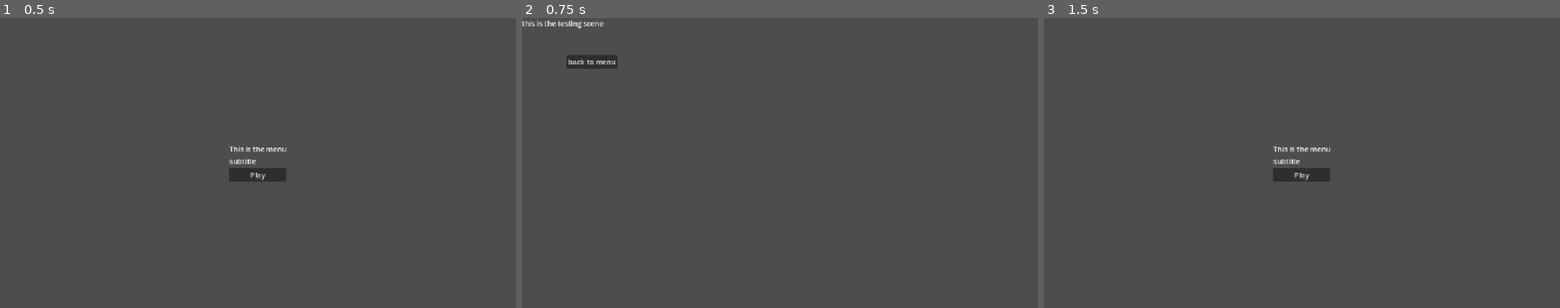
Above: before the commit, frames 1-3 (left to right).
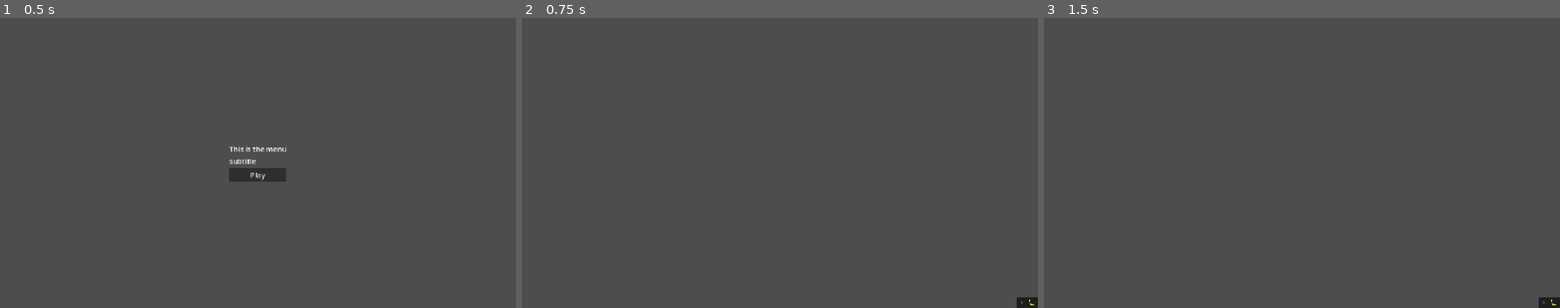
Above: after the commit, the same moments.

Repository: ChrstphrHll/brackeys2026.2
Game: Godot game, scene res://menu/menu.tscn
Same seed, same stepped clock (60 frames per second), same inputs: the game is played once before the commit and once after it.
Inputs (mouse positions are in pixels of both pictures, inside the frame that each line leads up to):
- Up to frame 1 (0.5 s): no input
- Up to frame 2 (0.75 s): click "Play" at 0.5 s
- Up to frame 3 (1.5 s): click (1116, 61) at 1.25 s, where only the run before the commit has a clickable "back to menu"

Frame 1 is identical in both runs. In frame 2, 0.7% of the frame differs, in the area x 0-100%, y 0-100%; in frame 3, 0.8%, in the area x 44-100%, y 44-100%.

Commit message:
debugging menu

Diff:
--- a/autoloads/scene_manager.gd
+++ b/autoloads/scene_manager.gd
@@ -3,7 +3,7 @@
 
 var SCENE_PATHS: Dictionary = {
 	"main_menu": "res://menu/menu.tscn",
-	"testing_scene": "res://testing_scene.tscn"
+	"game": "res://game.tscn"
 }
 
 
--- a/testing_scene.gd
+++ b/game.gd
@@ -1,4 +1,4 @@
-extends Node2D
+extends Node
 
 
 # Called when the node enters the scene tree for the first time.
@@ -11,5 +11,5 @@
 	pass
 
 
-func _on_menu_button_pressed():
+func _on_main_menu_pressed():
 	SceneManager.go_to("main_menu")
--- /dev/null
+++ b/game.tscn
@@ -0,0 +1,48 @@
+[gd_scene format=3 uid="uid://rl5fjnwjo0b2"]
+
+[ext_resource type="Script" uid="uid://oj1jk4pb0e8u" path="res://game.gd" id="1_80nbo"]
+
+[node name="Game" type="Node" unique_id=1275175939]
+script = ExtResource("1_80nbo")
+
+[node name="UI" type="Control" parent="." unique_id=47031167]
+layout_mode = 3
+anchors_preset = 15
+anchor_right = 1.0
+anchor_bottom = 1.0
+grow_horizontal = 2
+grow_vertical = 2
+
+[node name="DebuggingUI" type="Control" parent="." unique_id=2104493506]
+layout_mode = 3
+anchors_preset = 3
+anchor_left = 1.0
+anchor_top = 1.0
+anchor_right = 1.0
+anchor_bottom = 1.0
+grow_horizontal = 0
+grow_vertical = 0
+
+[node name="FoldableContainer" type="FoldableContainer" parent="DebuggingUI" unique_id=580711963]
+layout_mode = 1
+anchors_preset = 3
+anchor_left = 1.0
+anchor_top = 1.0
+anchor_right = 1.0
+anchor_bottom = 1.0
+offset_left = -48.0
+offset_top = -31.0
+grow_horizontal = 0
+grow_vertical = 0
+pivot_offset_ratio = Vector2(1, 1)
+folded = true
+title = "🐛"
+title_alignment = 1
+title_position = 1
+
+[node name="MainMenu" type="Button" parent="DebuggingUI/FoldableContainer" unique_id=1756259338]
+visible = false
+layout_mode = 2
+text = "return to menu"
+
+[connection signal="pressed" from="DebuggingUI/FoldableContainer/MainMenu" to="." method="_on_main_menu_pressed"]
--- a/menu/menu.gd
+++ b/menu/menu.gd
@@ -5,4 +5,4 @@
 
 
 func _on_play_button_pressed():
-	SceneManager.go_to("testing_scene")
+	SceneManager.go_to("game")
--- a/testing_scene.tscn
+++ /dev/null
@@ -1,20 +0,0 @@
-[gd_scene format=3 uid="uid://bsm8yh6cgnq3g"]
-
-[ext_resource type="Script" uid="uid://dvtydk0xhw8yr" path="res://testing_scene.gd" id="1_k6s54"]
-
-[node name="TestingScene" type="Node2D" unique_id=381610569]
-script = ExtResource("1_k6s54")
-
-[node name="Label" type="Label" parent="." unique_id=1135781589]
-offset_right = 40.0
-offset_bottom = 23.0
-text = "this is the testing scene"
-
-[node name="MenuButton" type="Button" parent="." unique_id=375186128]
-offset_left = 99.0
-offset_top = 82.0
-offset_right = 213.0
-offset_bottom = 113.0
-text = "back to menu"
-
-[connection signal="pressed" from="MenuButton" to="." method="_on_menu_button_pressed"]
Not shown, added: game.gd.uid
Not shown, removed: testing_scene.gd.uid
